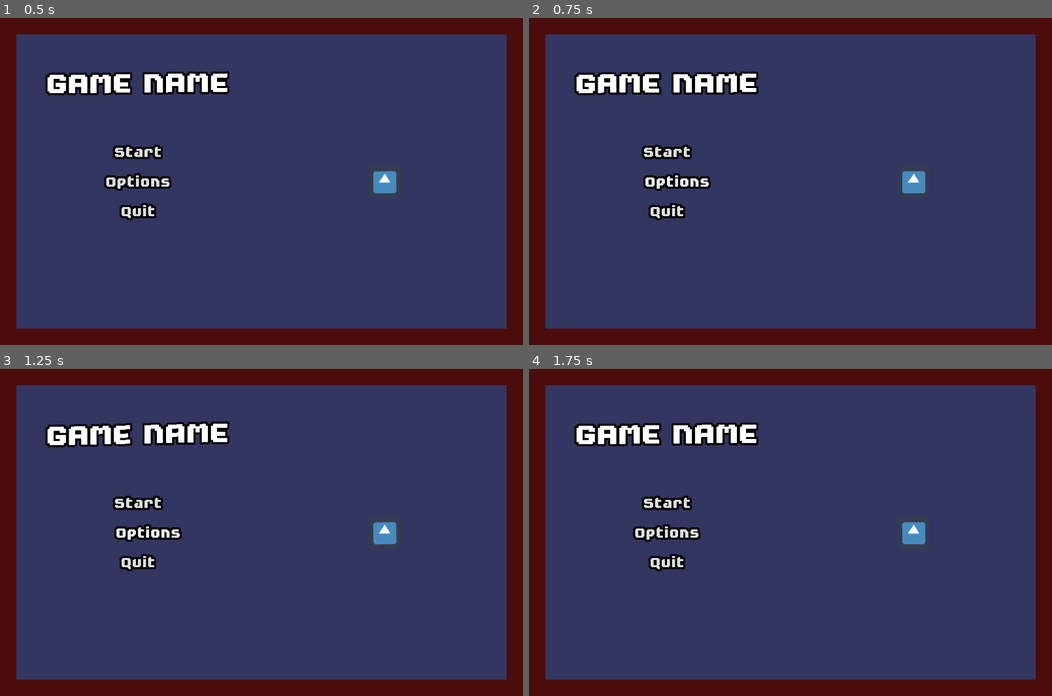
Above: before the commit, frames 1-4 (two rows, left to right).
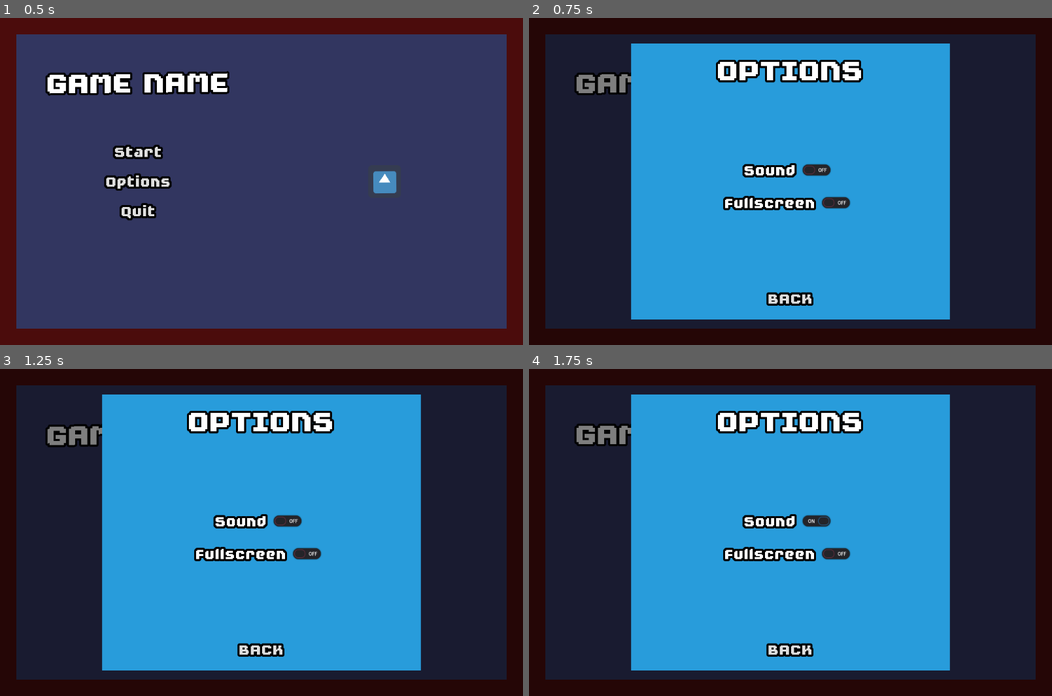
Above: after the commit, the same moments.

Repository: rkblake/TexasGameJam2021
Game: Godot game, scene res://scenes/main.tscn
Same seed, same stepped clock (60 frames per second), same inputs: the game is played once before the commit and once after it. The engine's default icon, where the game draws it, is replaced by a stand-in: a white triangle on a blue panel in a dark square.
Inputs (mouse positions are in pixels of both pictures, inside the frame that each line leads up to):
- Up to frame 1 (0.5 s): no input
- Up to frame 2 (0.75 s): click "Options" at 0.5 s
- Up to frame 3 (1.25 s): no input
- Up to frame 4 (1.75 s): click (816, 522) at 1.27 s

Frame 1 is identical in both runs. In frame 2, 100% of the frame differs, in the area x 0-100%, y 0-100%; in frame 3, 100%; in frame 4, 100%.

Commit message:
added options menu

Diff:
--- /dev/null
+++ b/scenes/Game.tscn
@@ -0,0 +1,6 @@
+[gd_scene load_steps=2 format=2]
+
+[ext_resource path="res://scripts/Game.gd" type="Script" id=1]
+
+[node name="Game" type="Node2D"]
+script = ExtResource( 1 )
--- /dev/null
+++ b/scenes/Options.tscn
@@ -0,0 +1,138 @@
+[gd_scene load_steps=6 format=2]
+
+[ext_resource path="res://assets/fonts/FutilePro.tres" type="DynamicFont" id=1]
+[ext_resource path="res://assets/fonts/FutileProLarge.tres" type="DynamicFont" id=2]
+[ext_resource path="res://scripts/Options.gd" type="Script" id=3]
+[ext_resource path="res://scripts/GrowOnHover.gd" type="Script" id=4]
+
+[sub_resource type="StyleBoxEmpty" id=1]
+
+[node name="Options" type="Control"]
+anchor_right = 1.0
+anchor_bottom = 1.0
+script = ExtResource( 3 )
+__meta__ = {
+"_edit_use_anchors_": false
+}
+
+[node name="ColorRect" type="ColorRect" parent="."]
+modulate = Color( 0, 0, 0, 0.501961 )
+anchor_right = 1.0
+anchor_bottom = 1.0
+__meta__ = {
+"_edit_use_anchors_": false
+}
+
+[node name="MarginContainer" type="MarginContainer" parent="."]
+anchor_right = 1.0
+anchor_bottom = 1.0
+custom_constants/margin_right = 200
+custom_constants/margin_top = 50
+custom_constants/margin_left = 200
+custom_constants/margin_bottom = 50
+__meta__ = {
+"_edit_use_anchors_": false
+}
+
+[node name="ColorRect" type="ColorRect" parent="MarginContainer"]
+margin_left = 200.0
+margin_top = 50.0
+margin_right = 824.0
+margin_bottom = 590.0
+color = Color( 0.160784, 0.615686, 0.862745, 1 )
+
+[node name="MarginContainer" type="MarginContainer" parent="MarginContainer"]
+margin_left = 200.0
+margin_top = 50.0
+margin_right = 824.0
+margin_bottom = 590.0
+custom_constants/margin_right = 24
+custom_constants/margin_top = 24
+custom_constants/margin_left = 24
+custom_constants/margin_bottom = 24
+
+[node name="VBoxContainer" type="VBoxContainer" parent="MarginContainer/MarginContainer"]
+margin_left = 24.0
+margin_top = 24.0
+margin_right = 600.0
+margin_bottom = 516.0
+custom_constants/separation = 24
+
+[node name="Label" type="Label" parent="MarginContainer/MarginContainer/VBoxContainer"]
+margin_right = 576.0
+margin_bottom = 56.0
+custom_fonts/font = ExtResource( 2 )
+text = "OPTIONS"
+align = 1
+
+[node name="HSeparator" type="HSeparator" parent="MarginContainer/MarginContainer/VBoxContainer"]
+margin_top = 80.0
+margin_right = 576.0
+margin_bottom = 180.0
+rect_min_size = Vector2( 0, 100 )
+custom_styles/separator = SubResource( 1 )
+__meta__ = {
+"_edit_use_anchors_": false
+}
+
+[node name="HBoxContainer" type="HBoxContainer" parent="MarginContainer/MarginContainer/VBoxContainer"]
+margin_top = 204.0
+margin_right = 576.0
+margin_bottom = 244.0
+alignment = 1
+
+[node name="Sound" type="Label" parent="MarginContainer/MarginContainer/VBoxContainer/HBoxContainer"]
+margin_left = 198.0
+margin_top = 6.0
+margin_right = 298.0
+margin_bottom = 34.0
+custom_fonts/font = ExtResource( 1 )
+text = "Sound"
+
+[node name="SoundToggle" type="CheckButton" parent="MarginContainer/MarginContainer/VBoxContainer/HBoxContainer"]
+margin_left = 302.0
+margin_right = 378.0
+margin_bottom = 40.0
+focus_mode = 0
+enabled_focus_mode = 0
+
+[node name="HBoxContainer2" type="HBoxContainer" parent="MarginContainer/MarginContainer/VBoxContainer"]
+margin_top = 268.0
+margin_right = 576.0
+margin_bottom = 308.0
+alignment = 1
+
+[node name="FullScreen" type="Label" parent="MarginContainer/MarginContainer/VBoxContainer/HBoxContainer2"]
+margin_left = 160.0
+margin_top = 6.0
+margin_right = 336.0
+margin_bottom = 34.0
+custom_fonts/font = ExtResource( 1 )
+text = "Fullscreen"
+
+[node name="FullscreenToggle" type="CheckButton" parent="MarginContainer/MarginContainer/VBoxContainer/HBoxContainer2"]
+margin_left = 340.0
+margin_right = 416.0
+margin_bottom = 40.0
+focus_mode = 0
+size_flags_horizontal = 0
+enabled_focus_mode = 0
+
+[node name="Button" type="Button" parent="MarginContainer/MarginContainer/VBoxContainer"]
+margin_top = 458.0
+margin_right = 576.0
+margin_bottom = 492.0
+rect_pivot_offset = Vector2( 288, 17 )
+focus_mode = 0
+size_flags_vertical = 10
+custom_fonts/font = ExtResource( 1 )
+enabled_focus_mode = 0
+text = "BACK"
+flat = true
+
+[node name="GrowOnHover" type="Node" parent="MarginContainer/MarginContainer/VBoxContainer/Button"]
+script = ExtResource( 4 )
+
+[connection signal="toggled" from="MarginContainer/MarginContainer/VBoxContainer/HBoxContainer/SoundToggle" to="." method="_on_SoundToggle_toggled"]
+[connection signal="toggled" from="MarginContainer/MarginContainer/VBoxContainer/HBoxContainer2/FullscreenToggle" to="." method="_on_FullscreenToggle_toggled"]
+[connection signal="pressed" from="MarginContainer/MarginContainer/VBoxContainer/Button" to="." method="_on_Button_pressed"]
--- a/scenes/main.tscn
+++ b/scenes/main.tscn
@@ -6,6 +6,7 @@
 [ext_resource path="res://icon.png" type="Texture" id=4]
 [ext_resource path="res://scripts/Swivel.gd" type="Script" id=5]
 [ext_resource path="res://scripts/GrowOnHover.gd" type="Script" id=6]
+[ext_resource path="res://scenes/Game.tscn" type="PackedScene" id=7]
 
 [sub_resource type="StyleBoxEmpty" id=1]
 
@@ -16,6 +17,7 @@
 __meta__ = {
 "_edit_use_anchors_": false
 }
+game_scene = ExtResource( 7 )
 
 [node name="ColorRect" type="ColorRect" parent="."]
 anchor_right = 1.0
@@ -76,6 +78,7 @@
 margin_top = 213.0
 margin_right = 478.0
 margin_bottom = 247.0
+rect_pivot_offset = Vector2( 239, 17 )
 focus_mode = 0
 custom_fonts/font = ExtResource( 2 )
 enabled_focus_mode = 0
@@ -89,6 +92,7 @@
 margin_top = 271.0
 margin_right = 478.0
 margin_bottom = 305.0
+rect_pivot_offset = Vector2( 239, 17 )
 focus_mode = 0
 custom_fonts/font = ExtResource( 2 )
 enabled_focus_mode = 0
@@ -102,6 +106,7 @@
 margin_top = 329.0
 margin_right = 478.0
 margin_bottom = 363.0
+rect_pivot_offset = Vector2( 239, 17 )
 focus_mode = 0
 custom_fonts/font = ExtResource( 2 )
 enabled_focus_mode = 0
@@ -134,3 +139,7 @@
 
 [node name="SwivelEffect" type="Node" parent="MarginContainer/HBoxContainer/CenterContainer/TextureRect"]
 script = ExtResource( 5 )
+
+[connection signal="pressed" from="MarginContainer/HBoxContainer/VBoxContainer/Start" to="." method="_on_Start_pressed"]
+[connection signal="pressed" from="MarginContainer/HBoxContainer/VBoxContainer/Options" to="." method="_on_Options_pressed"]
+[connection signal="pressed" from="MarginContainer/HBoxContainer/VBoxContainer/Quit" to="." method="_on_Quit_pressed"]
--- /dev/null
+++ b/scripts/Game.gd
@@ -0,0 +1,4 @@
+extends Node2D
+
+func _ready():
+	pass
--- a/scripts/GrowOnHover.gd
+++ b/scripts/GrowOnHover.gd
@@ -12,10 +12,13 @@
 	add_child(tween)
 
 func _on_Button_mouse_entered() -> void:
-	tween.interpolate_property(parent, 'rect_position', parent.rect_position, Vector2(20,parent.rect_position.y), 0.2)
+	parent.rect_pivot_offset = parent.rect_size/2
+	#tween.interpolate_property(parent, 'rect_position', parent.rect_position, Vector2(20,parent.rect_position.y), 0.2)
+	tween.interpolate_property(parent, 'rect_scale', parent.rect_scale, Vector2(1.2,1.2), 0.2)
 	tween.start()
 
 
 func _on_Button_mouse_exited() -> void:
-	tween.interpolate_property(parent, 'rect_position', parent.rect_position, Vector2(0,parent.rect_position.y), 0.2)
+#	tween.interpolate_property(parent, 'rect_position', parent.rect_position, Vector2(0,parent.rect_position.y), 0.2)
+	tween.interpolate_property(parent, 'rect_scale', parent.rect_scale, Vector2(1.0,1.0), 0.2)
 	tween.start()
--- /dev/null
+++ b/scripts/Options.gd
@@ -0,0 +1,16 @@
+extends Control
+
+func _ready():
+	pass
+
+
+func _on_SoundToggle_toggled(button_pressed):
+	pass # Replace with function body.
+
+
+func _on_FullscreenToggle_toggled(button_pressed):
+	OS.window_fullscreen = button_pressed
+
+
+func _on_Button_pressed():
+	queue_free()
--- a/scripts/main.gd
+++ b/scripts/main.gd
@@ -1,16 +1,21 @@
 extends Node
 
+onready var options_scene: PackedScene = preload('res://scenes/Options.tscn')
+export var game_scene: PackedScene
 
-# Declare member variables here. Examples:
-# var a = 2
-# var b = "text"
-
-
-# Called when the node enters the scene tree for the first time.
 func _ready():
 	pass # Replace with function body.
 
 
-# Called every frame. 'delta' is the elapsed time since the previous frame.
-#func _process(delta):
-#	pass
+func _on_Options_pressed():
+	var options = options_scene.instance()
+	add_child(options)
+
+
+func _on_Start_pressed():
+	if game_scene:
+		get_tree().change_scene_to(game_scene)
+
+
+func _on_Quit_pressed():
+	get_tree().quit()
Not shown: 1 places in scenes/main.tscn that only renumber resources
